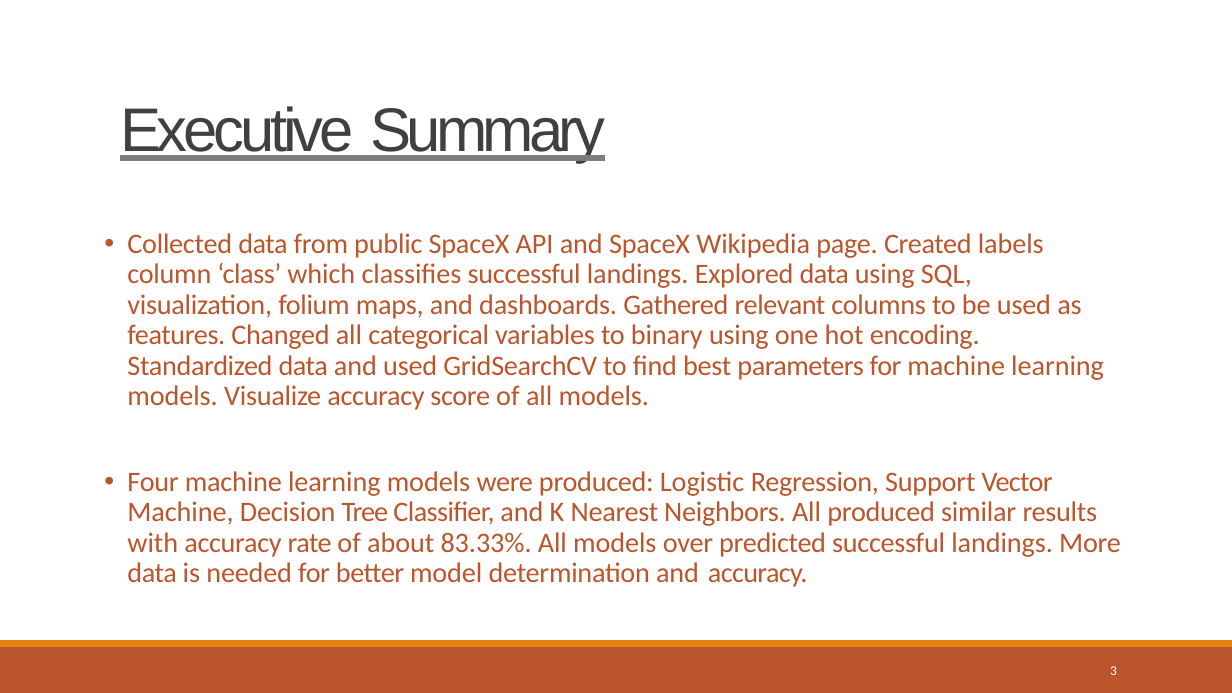
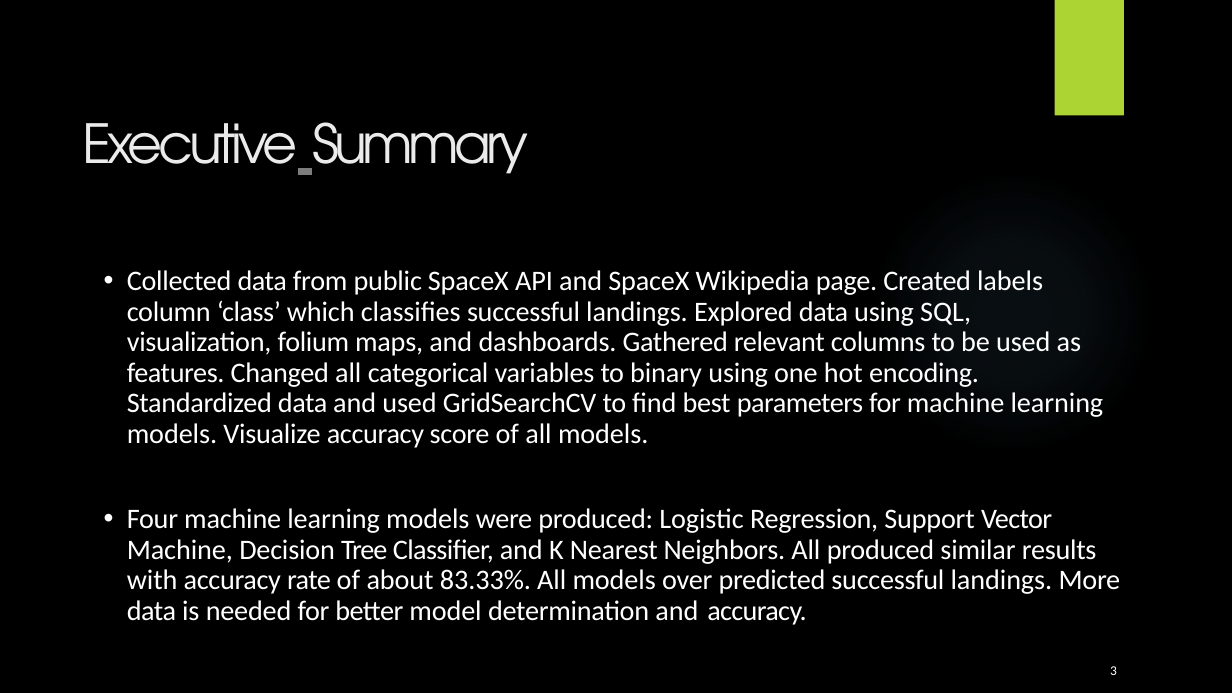
Before and after one commit to Ayyodeji/Applied_Data_Science_Capstone, a slide deck: slide 3 of Week 5 Present Your Data-Driven Insights/Data Science Journey.pptx. Drawn at 1232x693 pixels with LibreOffice and Linux fonts; fonts in the diff are those of the drawing; background and template pictures are left out. Boxes give left, top, right and bottom in pixels: in the first picture for what was removed or moved away, otherwise in the second. Text is boxed around its words. In the diff, an @@ line names an element or a change of style, - is before the commit and + after.

```diff
--- a/Week 5 Present Your Data-Driven Insights/Data Science Journey.pptx
+++ b/Week 5 Present Your Data-Driven Insights/Data Science Journey.pptx
@@ background #FFFFFF to picture (left out) @@
@@ rectangle added at (x1=1055, y1=0, x2=1124, y2=116), fill #ACD433 @@
@@ title "Executive Summary" moved from (x1=120, y1=106, x2=605, y2=163) to (x1=82, y1=122, x2=528, y2=174) @@
@@ title "Executive Summary" at (x1=82, y1=122, x2=528, y2=174): size 48 to 42 pt, font Arial to TeX Gyre Adventor, text colour #404040 to #EBEBEB, underline off @@
@@ ellipse added at (x1=870, y1=169, x2=1154, y2=454), fill gradient #7AC4F0 @@
@@ text "Collected data from public SpaceX ..." moved from (x1=127, y1=233, x2=1121, y2=587) to (x1=127, y1=270, x2=1121, y2=625) @@
@@ text "Collected data from public SpaceX ..." at (x1=127, y1=270, x2=1121, y2=625): text colour #BB562C to #FFFFFF @@
@@ freeform shape removed at (x1=0, y1=647, x2=1232, y2=693) @@
@@ freeform shape removed at (x1=0, y1=640, x2=1232, y2=647) @@
```
Also in this commit, not shown: 45 other slides changed, 1 slide removed, 1 other file.
